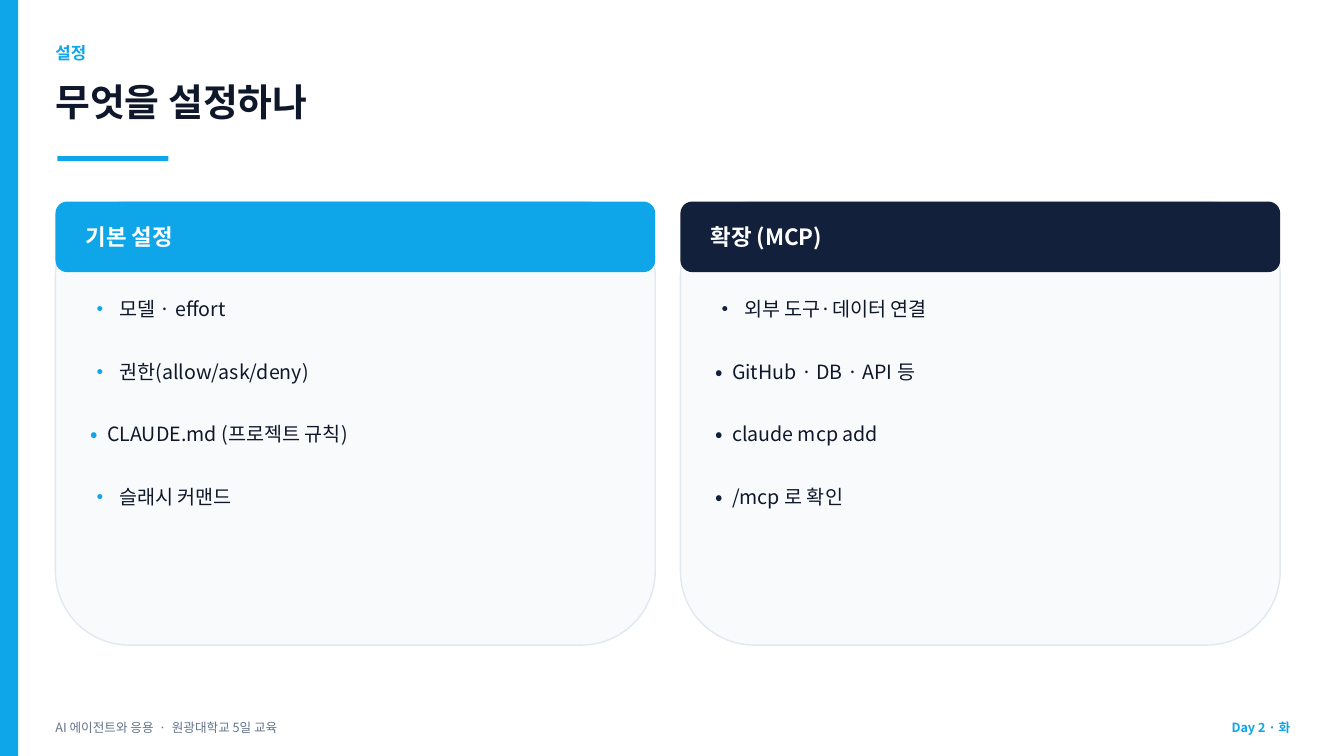
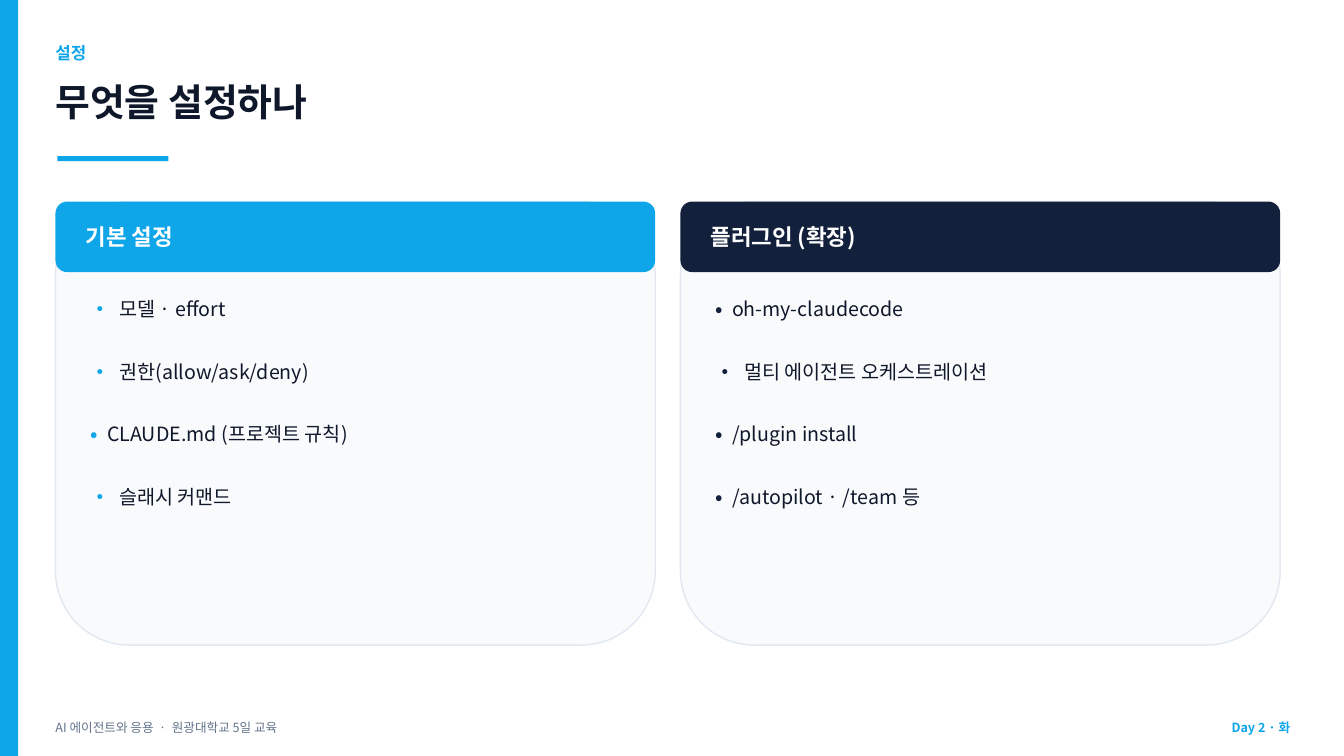
Before and after one commit to jyshin-22/wku-ai-agent-program, a slide deck: slide 27 of slides/day2.pptx (slide 25 before the commit). Drawn at 1344x756 pixels with LibreOffice and Linux fonts; fonts in the diff are those of the drawing. Boxes give left, top, right and bottom in pixels: in the first picture for what was removed or moved away, otherwise in the second. Text is boxed around its words. In the diff, an @@ line names an element or a change of style, - is before the commit and + after.

```diff
--- a/slides/day2.pptx
+++ b/slides/day2.pptx
@@ text at (711, 226, 856, 250): text changed @@
-확장 (MCP)
+플러그인 (확장)
@@ text at (732, 300, 904, 321): text changed @@
-• 외부 도구·데이터 연결
+• oh-my-claudecode
@@ text at (744, 362, 987, 381): text changed @@
-• GitHub · DB · API 등
+• 멀티 에이전트 오케스트레이션
@@ text at (732, 425, 857, 446): text changed @@
-• claude mcp add
+• /plugin install
@@ text at (732, 488, 920, 509): text changed @@
-• /mcp 로 확인
+• /autopilot · /team 등
```
Also in this commit, not shown: 15 other slides changed, 4 slides added, 7 other files.
